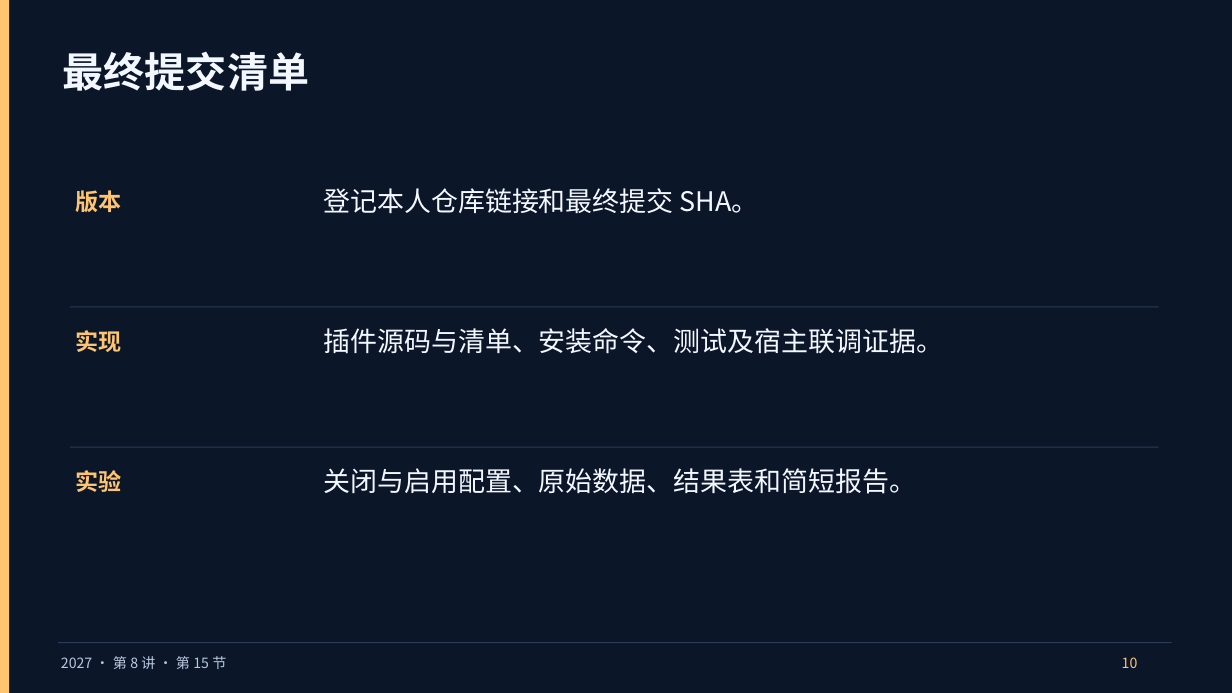
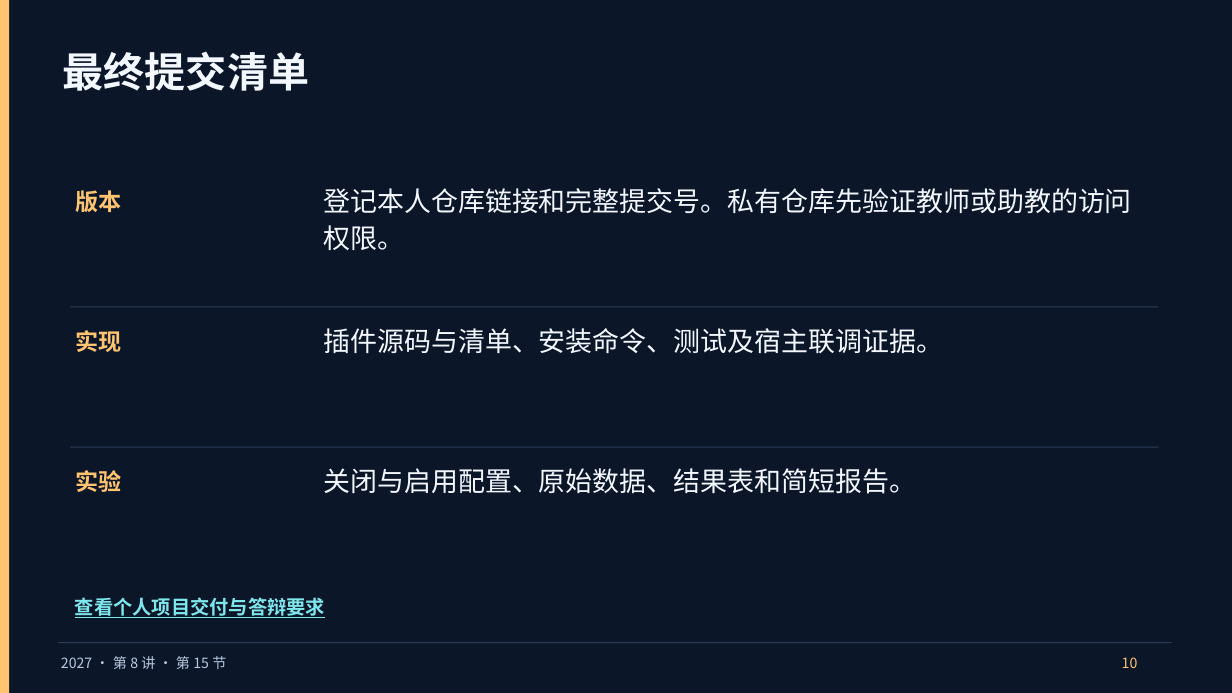
Before and after one commit to vLLM-HUST/intro-to-llm-inference-engines, a slide deck: slide 10 of build/slides/2027/lectures-8-pptx/第08讲_MOD复现验收与个人答辩.pptx. Drawn at 1232x693 pixels with LibreOffice and Linux fonts; fonts in the diff are those of the drawing. Boxes give left, top, right and bottom in pixels: in the first picture for what was removed or moved away, otherwise in the second. Text is boxed around its words. In the diff, an @@ line names an element or a change of style, - is before the commit and + after.

```diff
--- a/build/slides/2027/lectures-8-pptx/第08讲_MOD复现验收与个人答辩.pptx
+++ b/build/slides/2027/lectures-8-pptx/第08讲_MOD复现验收与个人答辩.pptx
@@ text at <box>323,188,1132,250</box>: text changed @@
-登记本人仓库链接和最终提交 SHA。
+登记本人仓库链接和完整提交号。私有仓库先验证教师或助教的访问权限。
@@ text added at <box>75,597,325,618</box>, 15 pt, text #7FE7EC, bold, underline @@
+查看个人项目交付与答辩要求
```
Also in this commit, not shown: 2 other slides changed, 10 other files.
